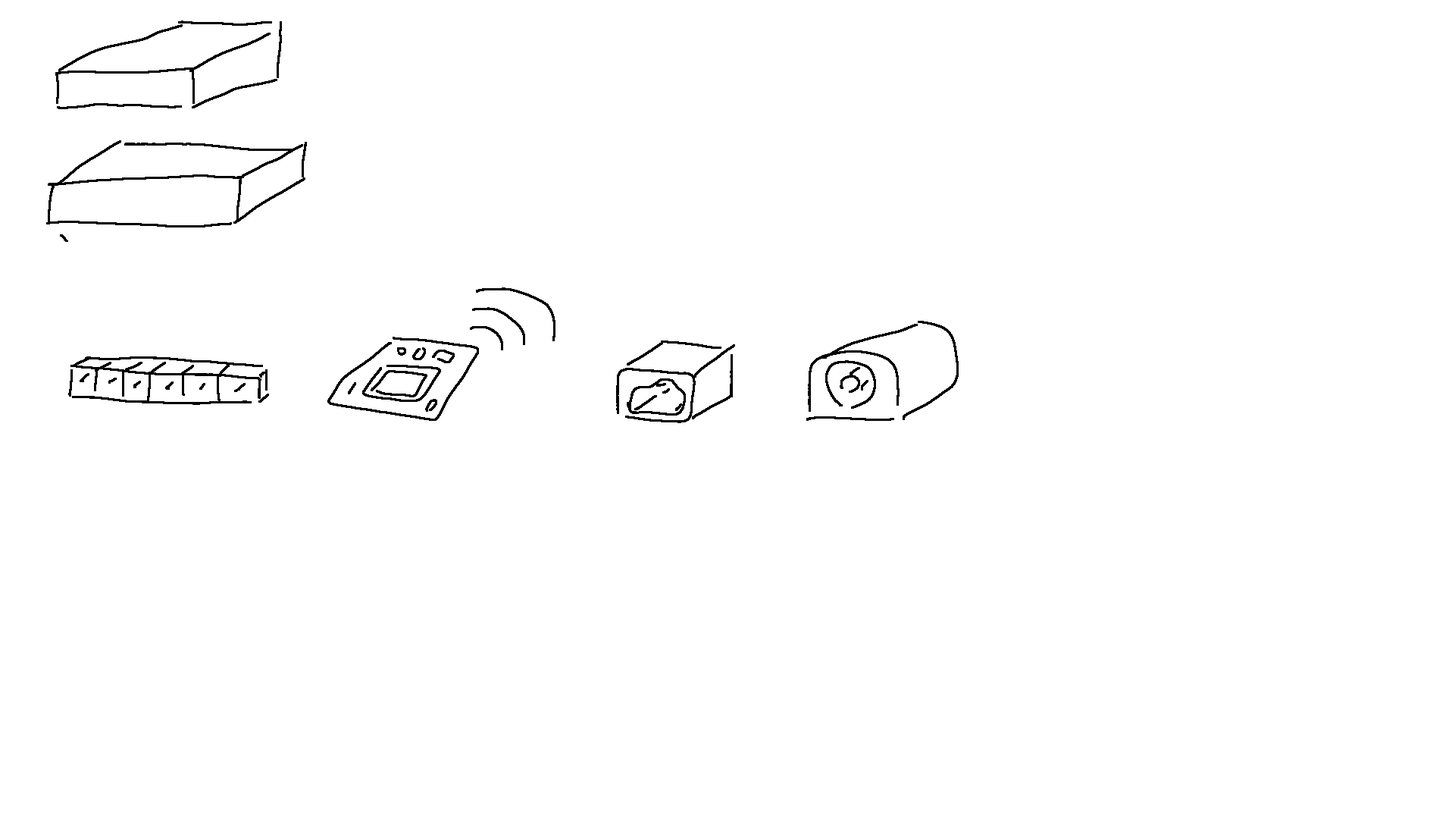
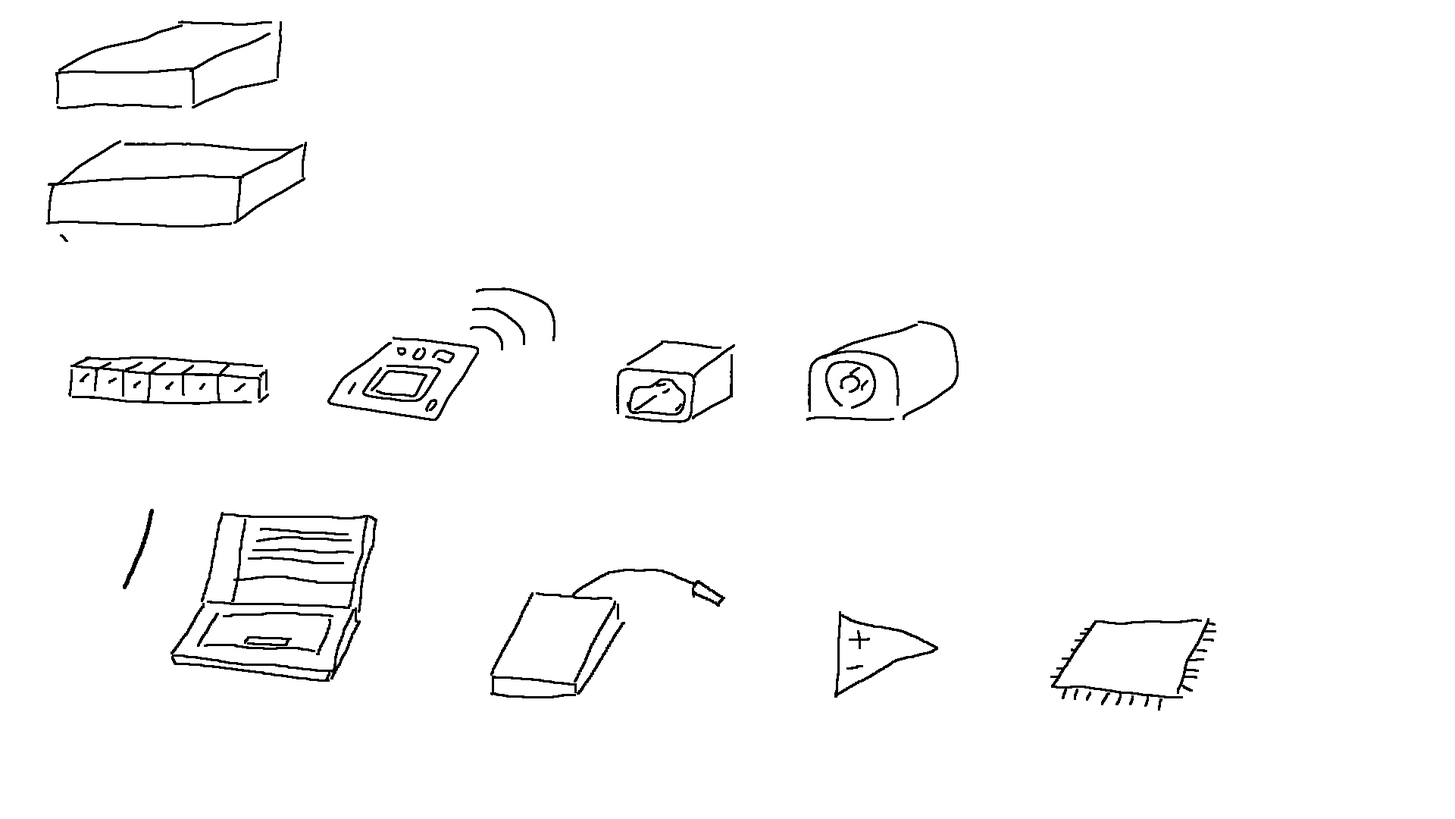
Revision of a layered 1455 × 819 image; what changed, layer by layer:
painted on "Background" over (x1=122, y1=508, x2=1217, y2=711)
